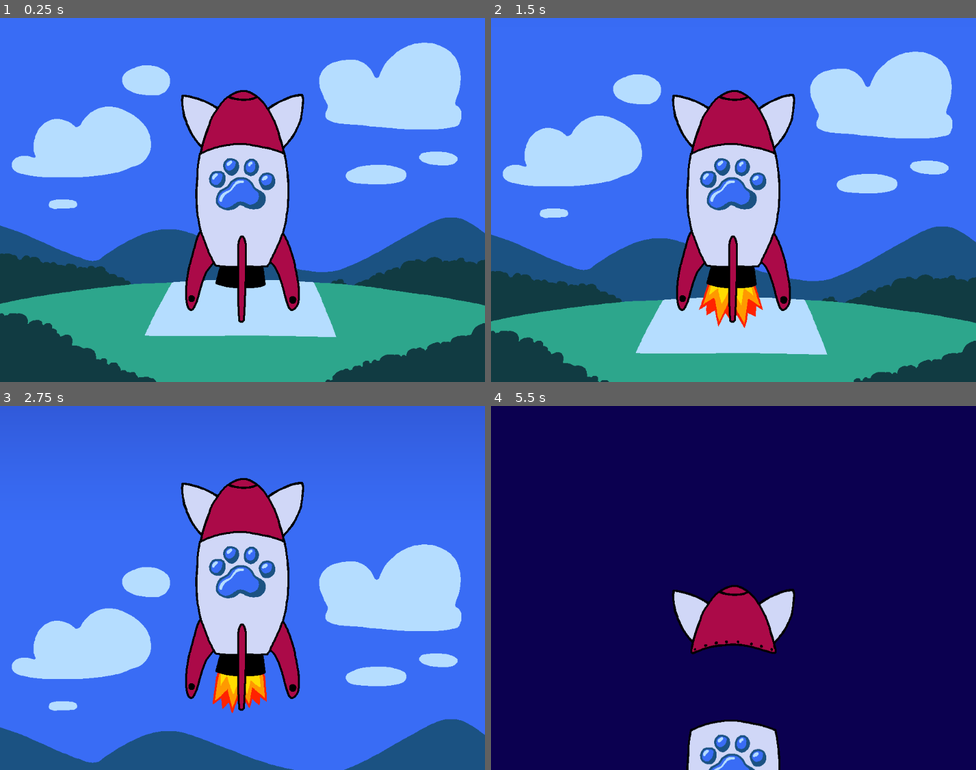
Above: before the commit, frames 1-4 (two rows, left to right).
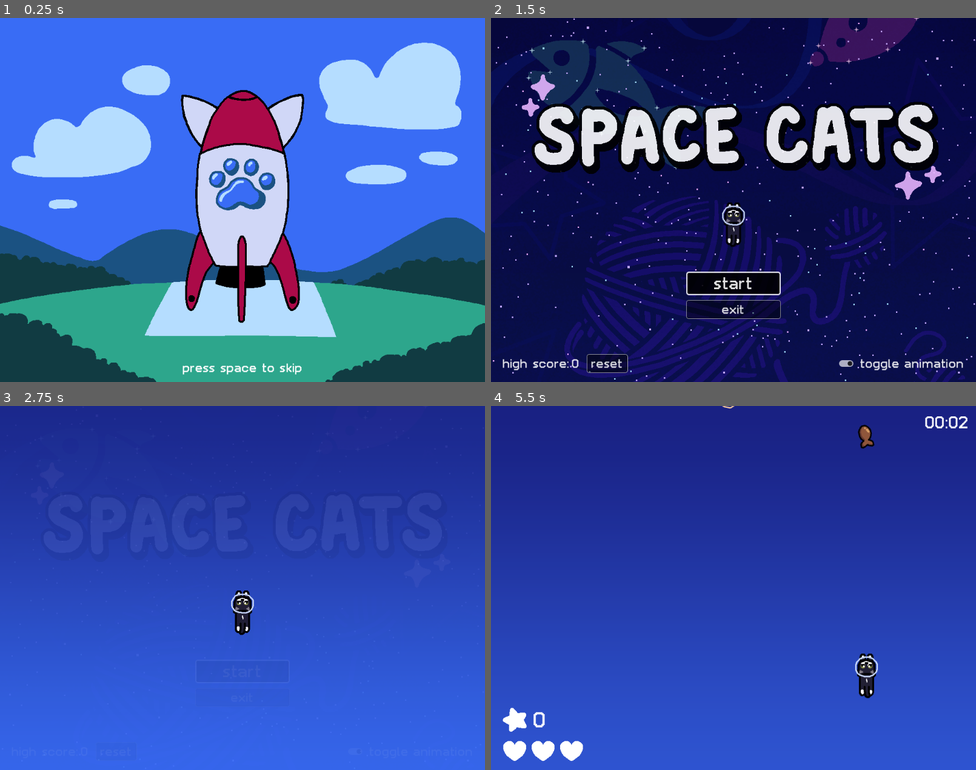
Above: after the commit, the same moments.

Repository: Kim-Lan/space-cat
Game: Godot game, scene res://main.tscn
Two runs of this game, one before a commit and one after it. Both use one fixed random seed, a clock stepped at 60 frames per second and the inputs below.
Inputs (mouse positions are in pixels of both pictures, inside the frame that each line leads up to):
- Up to frame 1 (0.25 s): no input
- Up to frame 2 (1.5 s): tap Space (space) at 0.5 s; move the mouse to (840, 181) at 0.52 s; hold Right (right) 0.53-1.25 s; hold Space (space) 0.53-1.25 s; click (840, 181) at 0.67 s; click (733, 283) at 1.25 s, where only the run after the commit has a clickable "start"
- Up to frame 3 (2.75 s): drag from (145, 606) to (218, 660) at 2.02 s
- Up to frame 4 (5.5 s): move the mouse to (782, 507) at 2.77 s; hold Right (right) 2.78-3.5 s; hold Space (space) 2.78-3.5 s; drag from (709, 660) to (588, 533) at 3.52 s; move the mouse to (879, 642) at 4.27 s; hold Left (left) 4.28-5 s; hold Space (space) 4.28-5 s; drag from (588, 533) to (660, 497) at 5.02 s

The runs differ from the first frame. In frame 1, 0.3% of the frame differs, in the area x 37-63%, y 94-98%; in frame 2, 99%; in frame 3, 88%; in frame 4, 100%, in the area x 0-100%, y 0-100%.
Error in both runs: Attempt to call function 'close' in base 'null instance' on a null instance. (res://main.gd:157)

Commit message:
skip cutscene button

Diff:
--- a/UI/timer.gd
+++ b/UI/timer.gd
@@ -42,7 +42,7 @@
 func stop():
 	running = false
 
-func _process(delta):
+func _process(_delta):
 	if running and not paused:
 		time_now = Time.get_ticks_msec()
 		time_elapsed = time_now - time_start - time_paused
@@ -51,7 +51,7 @@
 func format_time(time: int):
 	var minutes = time / 60 / 1000
 	var seconds = (time / 1000) % 60
-	var milliseconds = time % 1000
+	#var milliseconds = time % 1000
 	var format_string = "%02d:%02d"
 	return format_string % [minutes, seconds]
 
--- a/UI/title_screen.gd
+++ b/UI/title_screen.gd
@@ -4,7 +4,7 @@
 signal reset_high_score_pressed
 
 func _ready():
-	find_child("StartButton").grab_focus()
+	find_child("FocusControl").grab_focus()
 	$Title/AnimationPlayer.play("title")
 	$PlayerSprite.play()
 
--- a/UI/ui.gd
+++ b/UI/ui.gd
@@ -100,7 +100,9 @@
 	if (anim_name == "title_fade_in"):
 		$TitleScreen/TitleBackground.show()
 		$TitleScreen/PlayerSprite.show()
+		$TitleScreen/Buttons/StartButton.grab_focus()
 		$IntroCutscene.queue_free()
+		$Music/TitleMusic.play()
 	elif (anim_name == "start_from_title"):
 		$TitleScreen.hide()
 		$Music/TitleMusic.stop()
@@ -131,7 +133,15 @@
 	toggle_pause()
 
 func _on_intro_cutscene_animation_finished():
-	print("animation finished")
-	#$TitleScreen.modulate.a = 0
 	$TitleScreen.show()
 	$AnimationPlayer.play("title_fade_in")
+
+func _on_intro_cutscene_skip():
+	$TitleScreen.modulate.a = 1
+	$TitleScreen/TitleBackground.show()
+	$TitleScreen/PlayerSprite.show()
+	$TitleScreen.show()
+	$Music/TitleMusic.play()
+	await get_tree().create_timer(0.5).timeout
+	$TitleScreen/Buttons/StartButton.grab_focus()
+	$IntroCutscene.queue_free()
--- a/UI/ui.tscn
+++ b/UI/ui.tscn
@@ -233,6 +233,7 @@
 [connection signal="play_again_button_pressed" from="GameOverScreen" to="." method="_on_play_again_button_pressed"]
 [connection signal="return_title_button_pressed" from="GameOverScreen" to="." method="_on_return_title_button_pressed"]
 [connection signal="animation_finished" from="IntroCutscene" to="." method="_on_intro_cutscene_animation_finished"]
+[connection signal="skip" from="IntroCutscene" to="." method="_on_intro_cutscene_skip"]
 [connection signal="reset_high_score_pressed" from="TitleScreen" to="." method="_on_reset_high_score_pressed"]
 [connection signal="start_button_pressed" from="TitleScreen" to="." method="_on_start_button_pressed"]
 [connection signal="animation_finished" from="AnimationPlayer" to="." method="_on_animation_player_animation_finished"]
--- a/cutscene/intro_cutscene.gd
+++ b/cutscene/intro_cutscene.gd
@@ -1,10 +1,21 @@
-extends Node
+extends Control
 
 signal animation_finished
+signal skip
+
+var skipped: bool = false
 
 func _ready():
 	$Background.camera_velocity = Vector2(0, 0)
 	$AnimationPlayer.play("animation")
+	$AudioPlayer.play()
 
-func _on_animation_finished(anim_name):
+func _input(event):
+	if event.is_action_pressed("space") and not skipped:
+		$AnimationPlayer.stop()
+		$AudioPlayer.stop()
+		skipped = true
+		skip.emit()
+
+func _on_animation_finished(_anim_name):
 	animation_finished.emit()
--- a/cutscene/intro_cutscene.tscn
+++ b/cutscene/intro_cutscene.tscn
@@ -9,6 +9,8 @@
 [ext_resource type="Texture2D" uid="uid://bnfjffy0den5i" path="res://assets/player/player.png" id="4_hbn02"]
 [ext_resource type="Texture2D" uid="uid://bn7vvtoq1ykr8" path="res://cutscene/rocketbase.png" id="7_1ite7"]
 [ext_resource type="Texture2D" uid="uid://bq6au4k50bhs" path="res://cutscene/rockettop.png" id="8_gra0j"]
+[ext_resource type="AudioStream" uid="uid://brr2ds1etugu5" path="res://assets/audio/rocket-launch.wav" id="10_llhm5"]
+[ext_resource type="AudioStream" uid="uid://oxiifx4lyl2i" path="res://assets/audio/nemo_purr_a_edited.wav" id="11_us2ku"]
 
 [sub_resource type="Animation" id="Animation_taak3"]
 length = 1.2
@@ -290,6 +292,42 @@
 "update": 0,
 "values": [Vector2(0, 0)]
 }
+tracks/13/type = "value"
+tracks/13/imported = false
+tracks/13/enabled = true
+tracks/13/path = NodePath("AudioPlayer:playing")
+tracks/13/interp = 1
+tracks/13/loop_wrap = true
+tracks/13/keys = {
+"times": PackedFloat32Array(0, 0.3, 10),
+"transitions": PackedFloat32Array(1, 1, 1),
+"update": 1,
+"values": [false, true, false]
+}
+tracks/14/type = "value"
+tracks/14/imported = false
+tracks/14/enabled = true
+tracks/14/path = NodePath("AudioPlayer:volume_db")
+tracks/14/interp = 2
+tracks/14/loop_wrap = true
+tracks/14/keys = {
+"times": PackedFloat32Array(0, 4.9, 10),
+"transitions": PackedFloat32Array(1, 1, 1),
+"update": 0,
+"values": [-8.433, -8.433, -36.874]
+}
+tracks/15/type = "value"
+tracks/15/imported = false
+tracks/15/enabled = true
+tracks/15/path = NodePath("NemoAudioPlayer:playing")
+tracks/15/interp = 1
+tracks/15/loop_wrap = true
+tracks/15/keys = {
+"times": PackedFloat32Array(0, 7),
+"transitions": PackedFloat32Array(1, 1),
+"update": 1,
+"values": [false, true]
+}
 
 [sub_resource type="AnimationLibrary" id="AnimationLibrary_s4uxh"]
 _data = {
@@ -418,8 +456,14 @@
 "stop": SubResource("Animation_p5cww")
 }
 
-[node name="IntroCutscene" type="Node2D"]
+[node name="IntroCutscene" type="Control"]
 process_mode = 3
+layout_mode = 3
+anchors_preset = 15
+anchor_right = 1.0
+anchor_bottom = 1.0
+grow_horizontal = 2
+grow_vertical = 2
 script = ExtResource("1_uxitw")
 
 [node name="Background" parent="." instance=ExtResource("2_43bet")]
@@ -440,6 +484,7 @@
 
 [node name="Backstars" type="TextureRect" parent="."]
 visible = false
+layout_mode = 1
 anchors_preset = 8
 anchor_left = 0.5
 anchor_top = 0.5
@@ -456,6 +501,7 @@
 
 [node name="Frontstars" type="TextureRect" parent="."]
 visible = false
+layout_mode = 1
 anchors_preset = 8
 anchor_left = 0.5
 anchor_top = 0.5
@@ -475,7 +521,7 @@
 position = Vector2(512, 436)
 texture = ExtResource("4_hbn02")
 region_enabled = true
-region_rect = Rect2(0, 204, 100, 100)
+region_rect = Rect2(0, 0, 100, 100)
 
 [node name="CatAnimationPlayer" type="AnimationPlayer" parent="Cat"]
 root_node = NodePath("../..")
@@ -503,11 +549,35 @@
 position = Vector2(512, 459)
 texture = ExtResource("7_1ite7")
 region_enabled = true
-region_rect = Rect2(0, 392, 242, 390)
+region_rect = Rect2(0, 0, 242, 390)
 
 [node name="RocketBaseAnimationPlayer" type="AnimationPlayer" parent="RocketBase"]
 libraries = {
 "": SubResource("AnimationLibrary_6skl8")
 }
 
+[node name="AudioPlayer" type="AudioStreamPlayer" parent="."]
+stream = ExtResource("10_llhm5")
+volume_db = -8.433
+
+[node name="NemoAudioPlayer" type="AudioStreamPlayer" parent="."]
+stream = ExtResource("11_us2ku")
+volume_db = -7.811
+
+[node name="Label" type="Label" parent="."]
+layout_mode = 1
+anchors_preset = 7
+anchor_left = 0.5
+anchor_top = 1.0
+anchor_right = 0.5
+anchor_bottom = 1.0
+offset_left = -126.5
+offset_top = -45.0
+offset_right = 126.5
+offset_bottom = -15.0
+grow_horizontal = 2
+grow_vertical = 0
+text = "press space to skip"
+horizontal_alignment = 1
+
 [connection signal="animation_finished" from="AnimationPlayer" to="." method="_on_animation_finished"]
--- a/main.gd
+++ b/main.gd
@@ -18,8 +18,8 @@
 	load_high_score()
 	$Player.position = $StartPosition.position
 	$Player.disable_input = true
-	await get_tree().create_timer(0.5).timeout
-	$UI/Music/TitleMusic.play()
+	#await get_tree().create_timer(0.5).timeout
+	#$UI/Music/TitleMusic.play()
 
 func _on_start_from_title():
 	starting_game()
Not shown, added: assets/audio/rocket-launch.wav.import
Not shown: 1 places in cutscene/intro_cutscene.tscn that only renumber resources
Not shown, added: assets/audio/rocket-launch.wav
